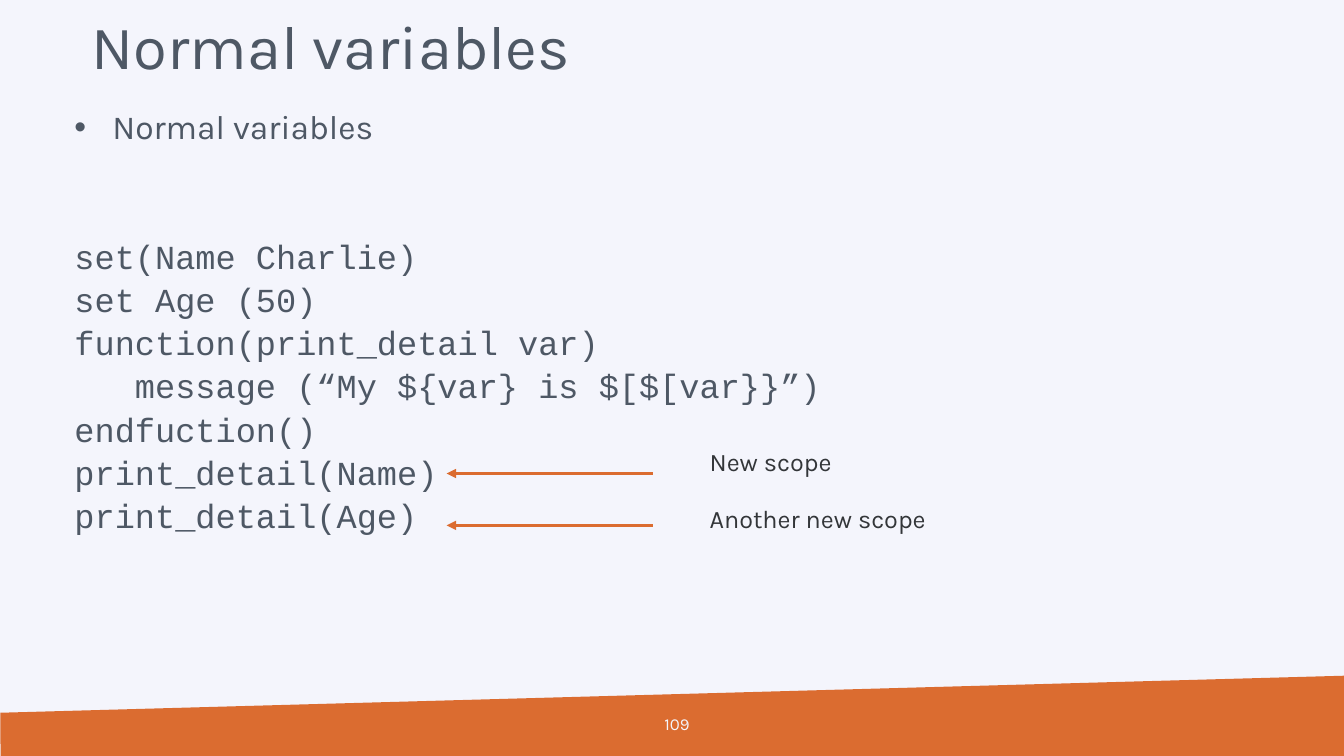
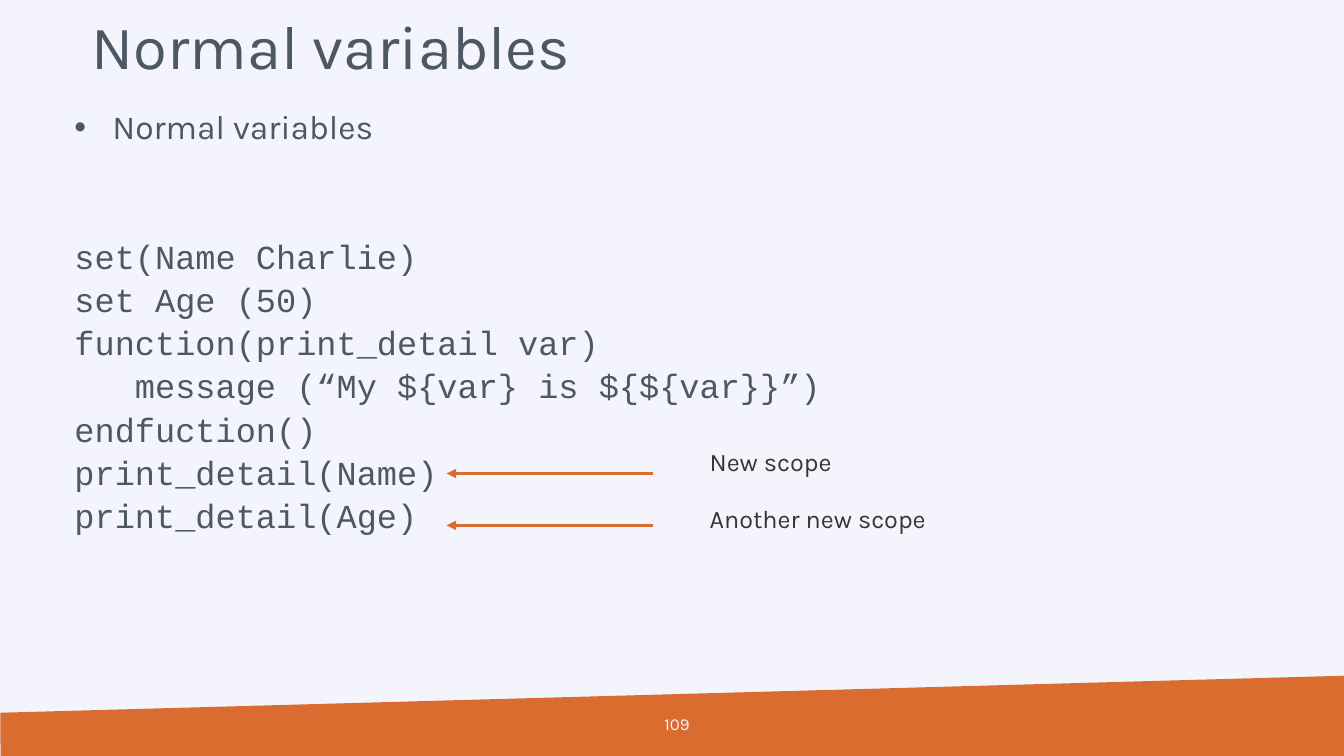
Before and after one commit to hpcleuven/CMake-intro, a slide deck: slide 109 of CMake-introduction.pptx. Drawn at 1344x756 pixels with LibreOffice and Linux fonts; fonts in the diff are those of the drawing; background and template pictures are left out. Boxes give left, top, right and bottom in pixels: in the first picture for what was removed or moved away, otherwise in the second. Text is boxed around its words. In the diff, an @@ line names an element or a change of style, - is before the commit and + after.

```diff
--- a/CMake-introduction.pptx
+++ b/CMake-introduction.pptx
@@ text at [135, 374, 821, 405]: text changed @@
-  message (“My ${var} is $[$[var}}”)
+  message (“My ${var} is ${${var}}”)
```
Also in this commit, not shown: 37 other slides changed, 1 other file.
